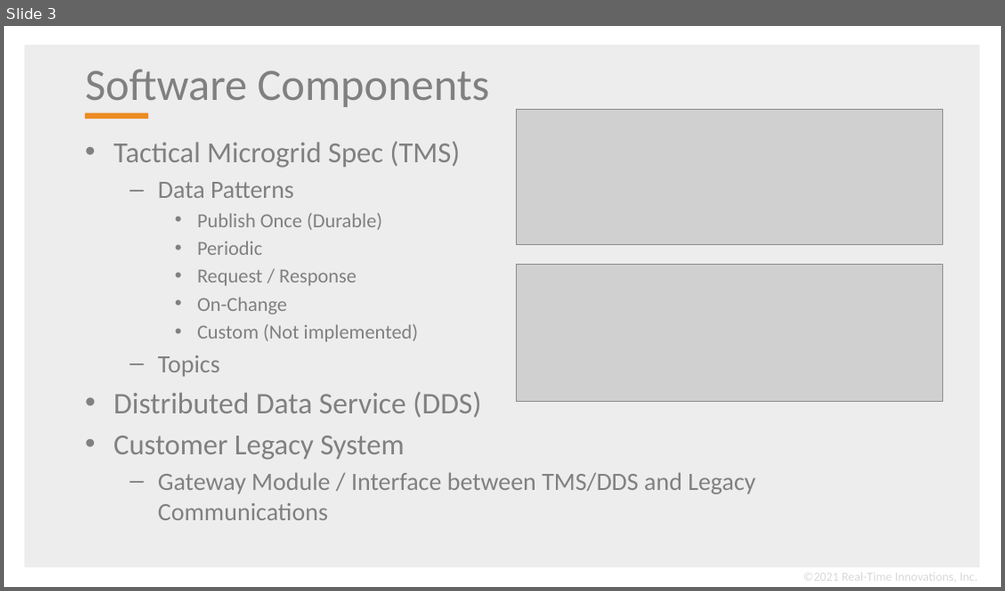
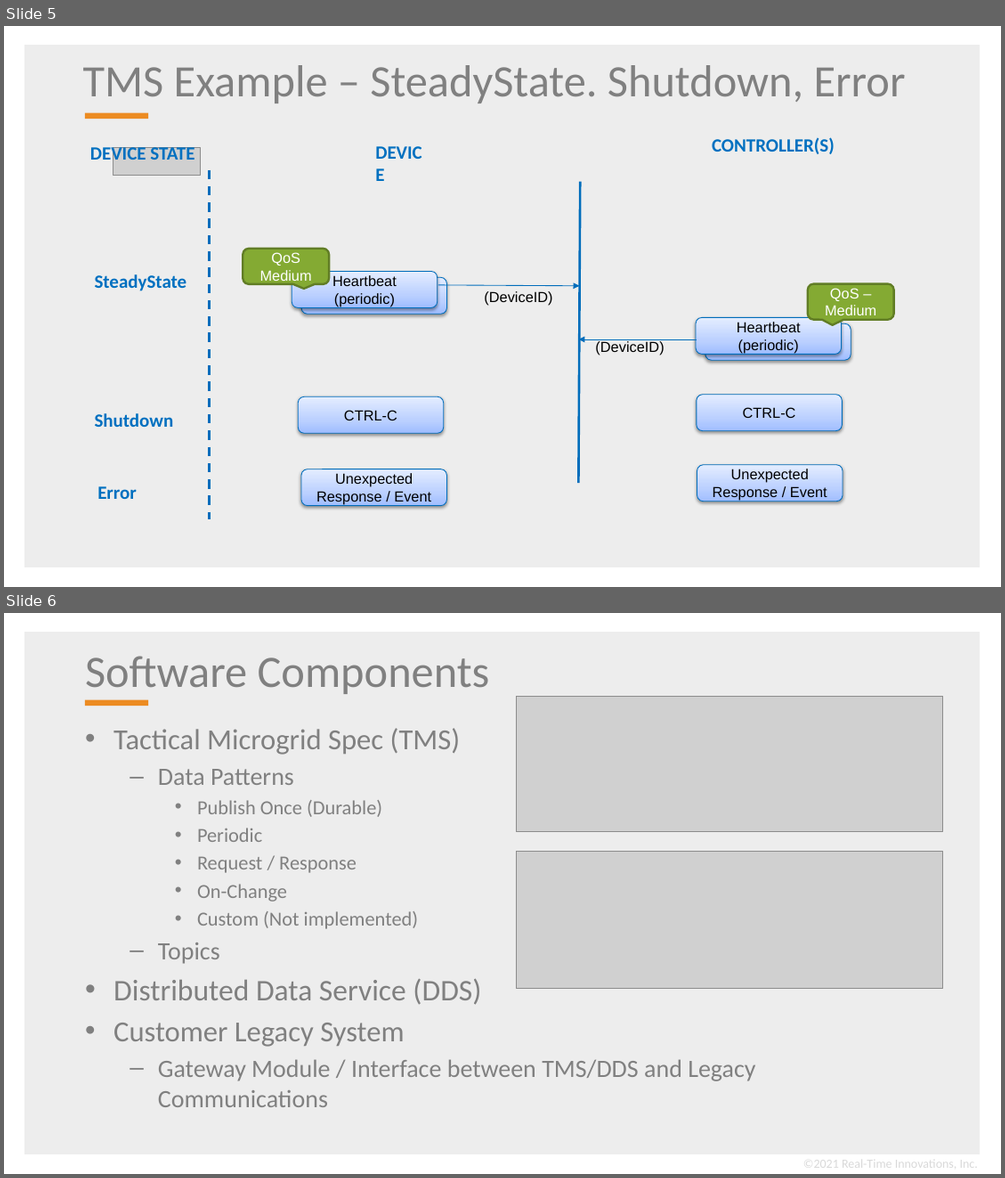
Before and after one commit to psmass/tms, a slide deck: tmsExample.pptx. Shown one above the other, each under a label of ours: slide 3 before the commit, slides 5 and 6 after it. The pictures are 1005x591 and 1005x1178 pixels, drawn with LibreOffice and Linux fonts; fonts in the diff are those of the drawing; grey boxes stand for pictures; background and template pictures are left out. Boxes give left, top, right and bottom in pixels: in the first picture for what was removed or moved away, otherwise in the second. Text is boxed around its words. In the diff, an @@ line names an element or a change of style, - is before the commit and + after.

```diff
--- a/tmsExample.pptx
+++ b/tmsExample.pptx
@@ slide 5 added at [4,26,1001,587], background #FFFFFF; not listed: 2 template elements that a slide beside it also shows @@
@@ title added at [83,65,906,103], 43.2 pt, text #808080 @@
+TMS Example – SteadyState. Shutdown, Error
@@ text added at [90,147,194,166], 18 pt, text #0070C0, bold @@
+DEVICE STATE
@@ picture added at [113,147,200,176] @@
@@ text added at [368,136,437,162], 18 pt, text #0070C0, bold @@
+DEVICE
@@ text added at [712,137,834,154], 18 pt, text #0070C0, bold @@
+CONTROLLER(S)
@@ line added from (210, 169) to (210, 520), #006EBC 2.25 pt dashed @@
@@ line added from (581, 182) to (578, 483), #006EBC 2.25 pt @@
@@ rounded speech box added at [243,248,329,284], fill #84AA33, outline #627E26 2 pt, 14 pt, text #FFFFFF @@
+QoS Medium
@@ text added at [95,274,187,291], 18 pt, text #0070C0, bold @@
+SteadyState
@@ group added at [291,272,580,313]: 2 rounded rectangles, 1 arrow, 1 text @@
+Heartbeat (periodic)
+(DeviceID)
@@ rounded speech box added at [808,284,894,320], fill #84AA33, outline #627E26 2 pt, 14 pt, text #FFFFFF @@
+QoS – Medium
@@ group added at [578,318,851,361]: 2 rounded rectangles, 1 text, 1 arrow @@
+Heartbeat (periodic)
+(DeviceID)
@@ rounded rectangle added at [298,397,444,434], fill gradient #A0BEFF to #BCD0FF to #E5EDFF, outline #006EBC 0.75 pt, 14 pt, text #000000 @@
+CTRL-C
@@ rounded rectangle added at [696,394,842,431], fill gradient #A0BEFF to #BCD0FF to #E5EDFF, outline #006EBC 0.75 pt, 14 pt, text #000000 @@
+CTRL-C
@@ text added at [95,413,174,426], 18 pt, text #0070C0, bold @@
+Shutdown
@@ rounded rectangle added at [301,468,447,506], fill gradient #A0BEFF to #BCD0FF to #E5EDFF, outline #006EBC 0.75 pt, 14 pt, text #000000 @@
+Unexpected Response / Event
@@ rounded rectangle added at [697,465,843,501], fill gradient #A0BEFF to #BCD0FF to #E5EDFF, outline #006EBC 0.75 pt, 14 pt, text #000000 @@
+Unexpected Response / Event
@@ text added at [97,486,137,499], 18 pt, text #0070C0, bold @@
+Error
@@ what was slide 3 is now slide 6 @@
```
Also in this commit, not shown: 3 other slides added, 1 slide removed, 11 other files.
